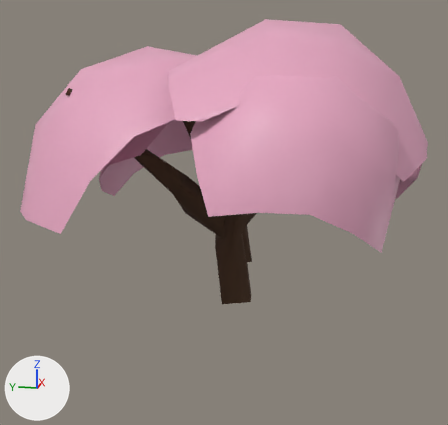
What one commit did to the FBX model Assets/Alice_Assets/FBX(Packed)/SakuraPequena.fbx.
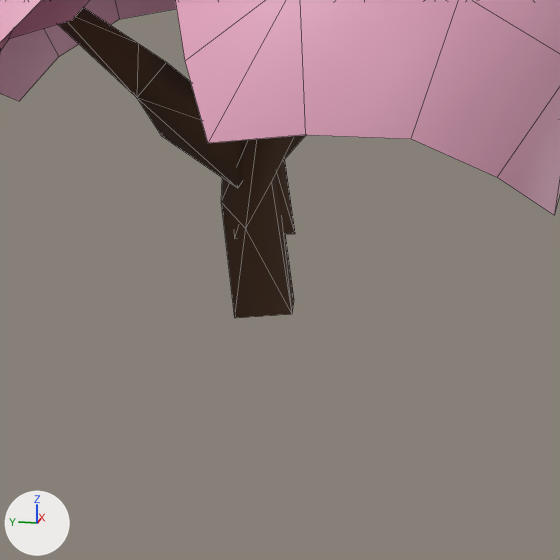
Old and new are each drawn whole from a camera (50 mm lens) standing at (-17.45, -3.2, 7.03) and looking at (-0.52, 0.19, 2.8) and again close up on the part from 23% to 86% of the width and 34% to 100% of the height. Every picture has the same lights, and +X, +Y and +Z are marked at lower left. The close-ups show mesh edges as thin lines. Objects named as collision shapes, trigger or cutter boxes, shadow casters or lower levels of detail are left out. Where no turn or scale is listed for an object, it has been applied to the vertices.

Objects in the first close-up: 'SakuraPequena_LOD0'.
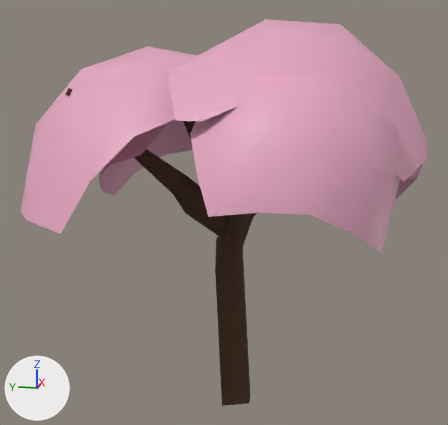
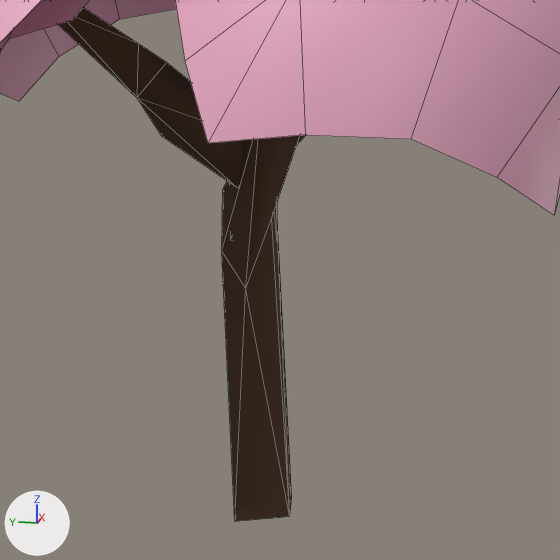
The newer file is also turned or shifted as a whole; pictures and numbers use the older file's frame.

What changed in the scene script:
```text
Change me_sakurapequena_lod0:
    where me_sakurapequena_lod0.from_pydata(...)  # 191 vertices, 198 faces; spans x -5.7..4.38, y -5.39..5.91, z -0.02..8.01
    used by ob_sakurapequena_lod0; location = (0.0, 0.0, 0.0)
    before: 113 (-0.22, -0.56, 0.01) at pixel (292, 314), 114 (0.33, -0.5, 0.01) at pixel (294, 300), 115 (0.47, 0.39, -0.01), 116 (-0.49, 0.26, -0.02) at pixel (234, 318)
    me_sakurapequena_lod0 part 1
    add for i in [*range(113, 117)]: me_sakurapequena_lod0.vertices[i].co += Vector((0.0, 0.0, -3.36))
    me_sakurapequena_lod0.vertices[117].co: (0.43, 0.09, 1.75) -> (0.43, 0.09, 1.01)
    me_sakurapequena_lod0.vertices[118].co: (-0.35, 0.49, 1.72) -> (-0.35, 0.49, 0.97)  # pixel (221, 202) -> pixel (221, 251)
    me_sakurapequena_lod0.vertices[119].co: (-0.53, 0.09, 1.4) -> (-0.53, 0.09, 0.48)  # pixel (245, 228) -> pixel (245, 288)
    me_sakurapequena_lod0.vertices[120].co: (-0.07, -0.27, 2.38) -> (-0.07, -0.27, 1.96)
    me_sakurapequena_lod0.vertices[121].co: (-0.03, 0.53, 2.27) -> (-0.03, 0.53, 1.82)  # not seen -> pixel (222, 189)
    me_sakurapequena_lod0.vertices[122].co: (-0.49, -0.28, 2.12) -> (-0.49, -0.28, 1.57)  # pixel (271, 181) -> pixel (271, 218)
    me_sakurapequena_lod0.vertices[123].co: (-0.85, -0.87, 3.34) -> (-0.85, -0.87, 3.33)
    me_sakurapequena_lod0.vertices[125].co: (-1.09, -0.22, 3.26) -> (-1.09, -0.22, 3.22)
    me_sakurapequena_lod0.vertices[138].co: (-0.47, 0.26, 1.22) -> (-0.5, 0.31, 1.2)  # pixel (234, 238) -> pixel (230, 240)
    me_sakurapequena_lod0.vertices[139].co: (-0.04, -0.56, 1.21) -> (-0.18, -0.32, 1.1)  # pixel (295, 233) -> pixel (277, 242)
    me_sakurapequena_lod0.vertices[140].co: (0.42, 0.27, 1.2) -> (0.39, 0.31, 1.18)
```

Pixel boxes (x1, y1, x2, y2) of what changed, in the close-ups (560 x 560 px; the box of a moved part takes in the faces that stretch with it):
'SakuraPequena_LOD0', reshaped
    before: (0, 0, 560, 318)
    after: (0, 0, 560, 521)
part 1 of me_sakurapequena_lod0, moved or reshaped
    before: (221, 136, 295, 318)
    after: (222, 135, 300, 521)
